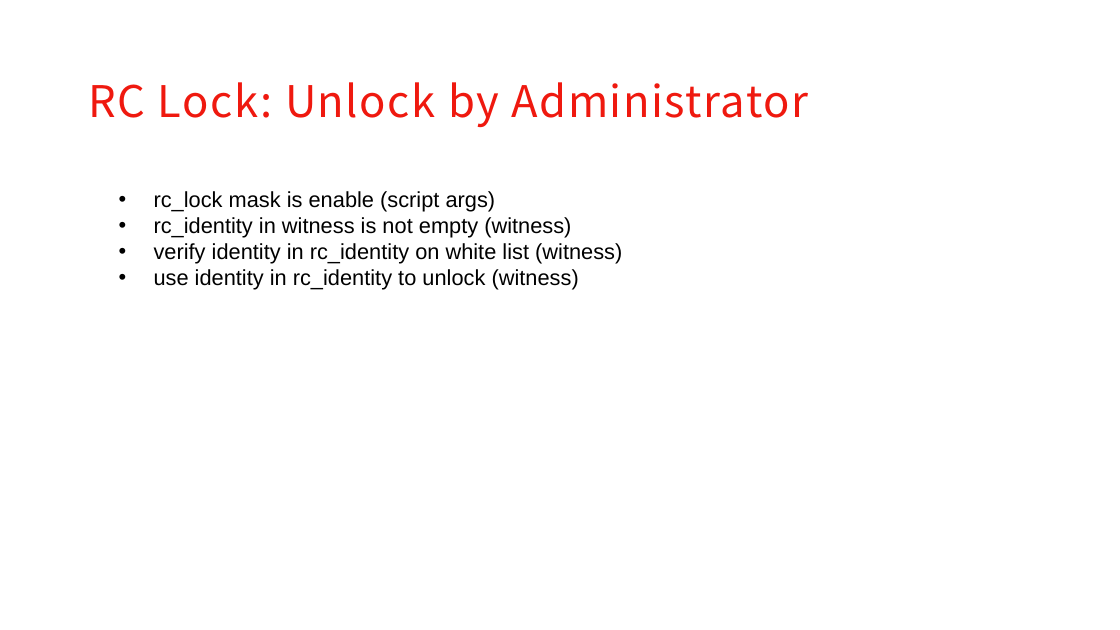
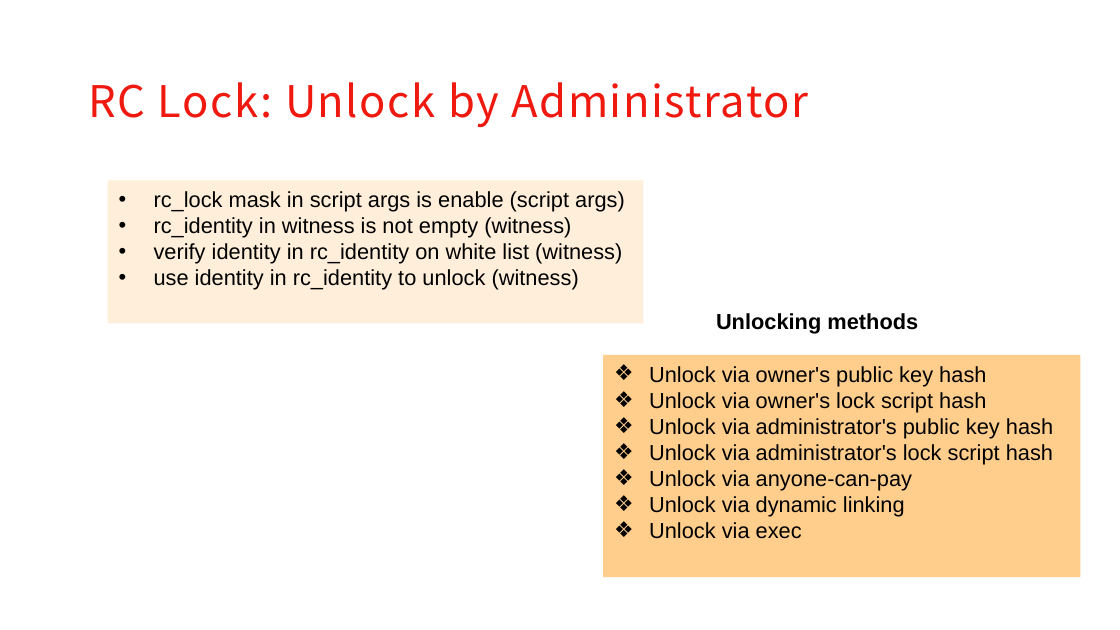
Before and after one commit to XuJiandong/docs-bank, a slide deck: slide 10 of presentation.pptx. Drawn at 1120x630 pixels with LibreOffice and Linux fonts; fonts in the diff are those of the drawing; background and template pictures are left out. Boxes give left, top, right and bottom in pixels: in the first picture for what was removed or moved away, otherwise in the second. Text is boxed around its words. In the diff, an @@ line names an element or a change of style, - is before the commit and + after.

```diff
--- a/presentation.pptx
+++ b/presentation.pptx
@@ rectangle "rc_lock mask in script args ..." resized from (x1=154, y1=191, x2=622, y2=290) to (x1=108, y1=180, x2=644, y2=324) @@
@@ rectangle "rc_lock mask in script args ..." at (x1=108, y1=180, x2=644, y2=324): fill none to #FFEED9 @@
@@ text in rectangle at (x1=154, y1=191, x2=625, y2=212): text changed @@
-• rc_lock mask is enable (script args)
+• rc_lock mask in script args is enable (script args)
@@ text added at (x1=716, y1=313, x2=918, y2=334), 14 pt, text #000000, bold @@
+Unlocking methods
@@ rectangle added at (x1=603, y1=355, x2=1080, y2=577), fill #FFCD8C, 14 pt, text #000000 @@
+❖ Unlock via owner's public key hash
+❖ Unlock via owner's lock script hash
+❖ Unlock via administrator's public key hash
+❖ Unlock via administrator's lock script hash
+❖ Unlock via anyone-can-pay
+❖ Unlock via dynamic linking
+❖ Unlock via exec
```
Also in this commit, not shown: 7 other slides changed, 5 slides added.
